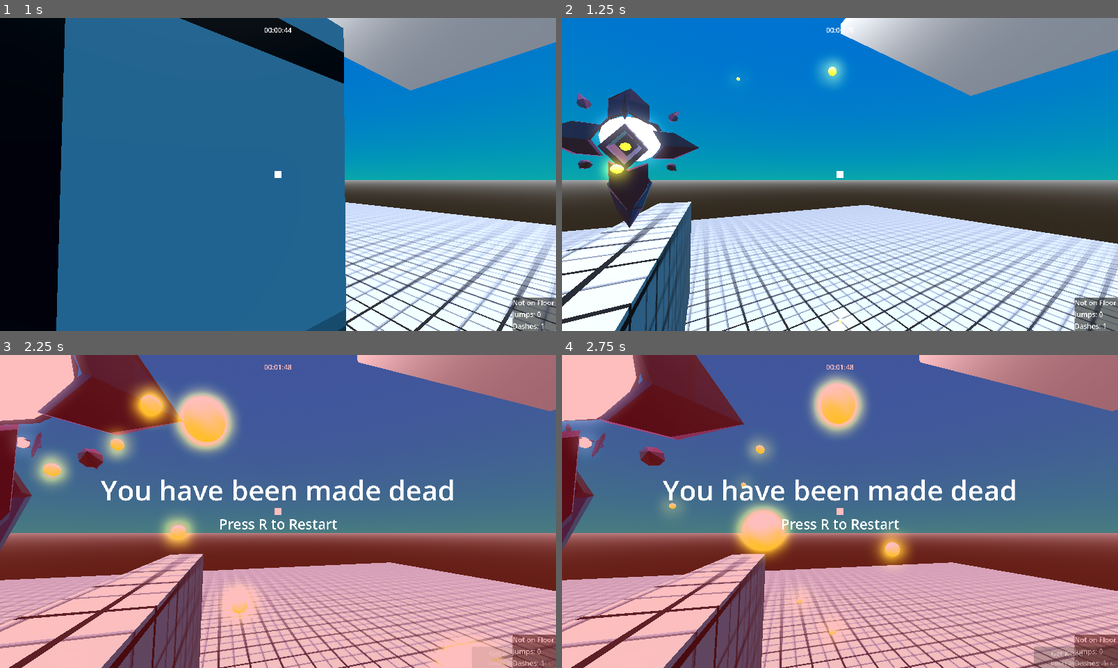
Above: before the commit, frames 1-4 (two rows, left to right).
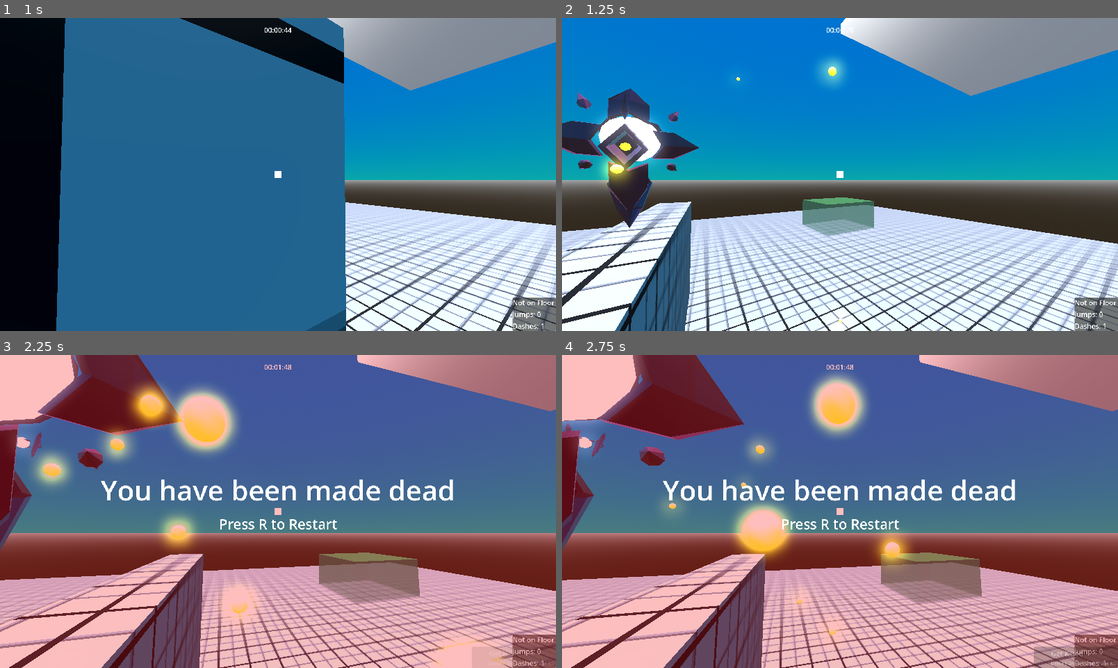
Above: after the commit, the same moments.

Repository: lucasrumney94/GodotGoneWild
Game: Godot game, scene res://Main/main_game.tscn
Same seed, same stepped clock (60 frames per second), same inputs: the game is played once before the commit and once after it. This scene is started directly instead of the project's main scene. The engine's default icon, where the game draws it, is replaced by a stand-in: a white triangle on a blue panel in a dark square. A sky picture missing from this copy of the repository is replaced by a grey-blue gradient.
Inputs (mouse positions are in pixels of both pictures, inside the frame that each line leads up to):
- Up to frame 1 (1 s): move the mouse to (305, 174) at 0.52 s; hold W (move_forward) from 0.53 s (still down); click (305, 174) at 0.6 s; tap Space (jump) at 0.77 s
- Up to frame 2 (1.25 s): keep holding W (move_forward)
- Up to frame 3 (2.25 s): keep holding W (move_forward); move the mouse to (250, 511) at 1.27 s; click (250, 511) at 1.35 s; tap Space (jump) at 1.52 s; move the mouse to (289, 505) at 2.02 s; right-click (289, 505) at 2.1 s
- Up to frame 4 (2.75 s): keep holding W (move_forward); click (851, 505) at 2.3 s

Frame 1 is identical in both runs. In frame 2, 1.3% of the frame differs, in the area x 43-57%, y 57-70%; in frame 3, 2.4%, in the area x 57-76%, y 63-80%; in frame 4, 2.4%.

Commit message:
Added level finish screen with stats, next level button

Diff:
--- a/godot-wild-tower/Autoload/game_events.gd
+++ b/godot-wild-tower/Autoload/game_events.gd
@@ -6,6 +6,7 @@
 signal restarting
 signal level_finished_time(seconds: float)
 signal partial_time(seconds: float)
+signal returning_to_menu()
 signal enemy_killed(enemy_type: Constants.EnemyType, global_pos: Vector3)
 
 signal player_hit_floor(global_pos: Vector3)
@@ -55,6 +56,10 @@
 	SaveControl.add_stat(MissionControl.current_level, "time", seconds)
 
 
+func emit_returning_to_menu():
+	returning_to_menu.emit()
+
+
 func emit_enemy_killed(enemy_type: Constants.EnemyType, global_pos: Vector3):
 	enemy_killed.emit(enemy_type, global_pos)
 	SaveControl.add_stat(MissionControl.current_level, "kill", enemy_type)
--- a/godot-wild-tower/Autoload/mission_control.gd
+++ b/godot-wild-tower/Autoload/mission_control.gd
@@ -2,4 +2,20 @@
 
 @export var missions: Array[PackedScene] = []
 
+@export var campaign_levels: int = 3
 var current_level = 0
+
+
+func load_next_level():
+	var next: int = current_level + 1
+	if next >= missions.size():
+		printerr("NO NEXT LEVEL TO LOAD")
+		return
+
+	current_level = next
+	GameEvents.emit_load_next_level()
+	Callable(do_load_next_level).call_deferred()
+
+
+func do_load_next_level():
+	get_tree().change_scene_to_packed(missions[current_level])
--- a/godot-wild-tower/Autoload/stat_tracker.gd
+++ b/godot-wild-tower/Autoload/stat_tracker.gd
@@ -31,6 +31,7 @@
 	GameEvents.restarting.connect(on_restart)
 	GameEvents.player_death.connect(on_death)
 	GameEvents.enemy_killed.connect(on_enemy_killed)
+	GameEvents.returning_to_menu.connect(on_returning_to_menu)
 
 
 func on_load_next_level():
@@ -40,6 +41,7 @@
 	kills = 0
 	restarts = 0
 	deaths = 0
+	level_finished = false
 
 
 func on_level_started():
@@ -48,6 +50,7 @@
 		current_level = MissionControl.current_level
 		restarts = 0
 		deaths = 0
+		level_finished = false
 
 
 func on_level_finished():
@@ -58,14 +61,20 @@
 		var new_fewest_restarts = SaveControl.add_stat(current_level, "fewest_restarts", restarts)
 		var new_fewest_deaths = SaveControl.add_stat(current_level, "fewest_deaths", deaths)
 
-		stats_screen = level_finish_stats_scene.instantiate()
-		add_child(stats_screen)
-		#TODO pass values to stats_screen
+		if stats_screen == null:
+			stats_screen = level_finish_stats_scene.instantiate()
+			add_child(stats_screen)
+		stats_screen.set_kills(kills, new_fewest_kills, new_most_kills)
+		stats_screen.set_restarts(restarts, new_fewest_restarts)
+		stats_screen.set_deaths(deaths, new_fewest_deaths)
 
 
 func on_level_finished_time(seconds: float):
 	var new_best_time = SaveControl.add_stat(MissionControl.current_level, "best_time", seconds)
-	#TODO pass value to stats_screen
+	if stats_screen == null:
+		stats_screen = level_finish_stats_scene.instantiate()
+		add_child(stats_screen)
+	stats_screen.set_completion_time(seconds, new_best_time)
 
 
 func on_restart():
@@ -84,5 +93,13 @@
 		deaths += 1
 
 
-func on_enemy_killed(enemy_type: Constants.EnemyType, global_pos: Vector3):
+func on_enemy_killed(_enemy_type: Constants.EnemyType, _global_pos: Vector3):
 	kills += 1
+
+
+func on_returning_to_menu():
+	current_level = -1
+	restarts = 0
+	deaths = 0
+	kills = 0
+	level_finished = false
--- a/godot-wild-tower/Autoload/stat_tracker.tscn
+++ b/godot-wild-tower/Autoload/stat_tracker.tscn
@@ -1,7 +1,7 @@
 [gd_scene load_steps=3 format=3 uid="uid://b7plhlrvh8ilu"]
 
 [ext_resource type="Script" path="res://Autoload/stat_tracker.gd" id="1_8vj7f"]
-[ext_resource type="PackedScene" uid="uid://dism4hjotn4pk" path="res://UI/stats_screen.tscn" id="2_casen"]
+[ext_resource type="PackedScene" uid="uid://dism4hjotn4pk" path="res://UI/level_finish_screen.tscn" id="2_casen"]
 
 [node name="StatTracker" type="Node"]
 script = ExtResource("1_8vj7f")
--- a/godot-wild-tower/Main/main_game.gd
+++ b/godot-wild-tower/Main/main_game.gd
@@ -3,9 +3,15 @@
 @export var pause_menu_scene: PackedScene
 var pause_menu = null
 
+var level_finished: bool = false
+
+
+func _ready():
+	GameEvents.level_finished.connect(on_level_finished)
+
 
 func _input(event):
-	if event.is_action_pressed("ui_cancel"):
+	if event.is_action_pressed("ui_cancel") && !level_finished:
 		if pause_menu == null:
 			Input.mouse_mode = Input.MOUSE_MODE_VISIBLE
 			pause_menu = pause_menu_scene.instantiate()
@@ -31,3 +37,7 @@
 func on_unpause():
 	get_tree().paused = false
 	Input.mouse_mode = Input.MOUSE_MODE_CAPTURED
+
+
+func on_level_finished():
+	level_finished = true
--- a/godot-wild-tower/Main/main_game.tscn
+++ b/godot-wild-tower/Main/main_game.tscn
@@ -105,6 +105,7 @@
 mesh = SubResource("BoxMesh_hlqw6")
 
 [node name="FinishArea" parent="Environment" instance=ExtResource("6_ga075")]
+transform = Transform3D(1, 0, 0, 0, 1, 0, 0, 0, 1, 11.6042, 0.481171, -13.6373)
 
 [node name="Player" parent="." instance=ExtResource("1_27g07")]
 transform = Transform3D(1, 0, 0, 0, 1, 0, 0, 0, 1, -1.39197, 0.749502, 4.78003)
--- a/godot-wild-tower/Objects/Player/player.gd
+++ b/godot-wild-tower/Objects/Player/player.gd
@@ -58,6 +58,7 @@
 var long_fall: bool = false
 
 var alive: bool = true
+var level_finished: bool = false
 
 
 func _ready():
@@ -66,6 +67,8 @@
 	%RayCastEyes.target_position.z = -1 * enemy_dash_distance
 
 	$Hitbox.area_entered.connect(on_hitbox_area_entered)
+
+	GameEvents.level_finished.connect(on_level_finished)
 
 
 #func _input(event):
@@ -110,6 +113,7 @@
 
 func _physics_process(delta):
 	if !alive: return
+	if level_finished: return
 
 	var on_floor: bool = is_on_floor()
 	if !was_on_floor:
@@ -505,6 +509,7 @@
 func take_damage():
 	#if is_dashing: return
 	if !alive: return
+	if level_finished: return
 
 	#slow time, show death screen
 	is_dashing = false
@@ -521,3 +526,15 @@
 	take_damage()
 	if area is Projectile:
 		area.emit_projectile_impact()
+
+
+func on_level_finished():
+	level_finished = true
+	is_dashing = false
+	if time_tween != null:
+		time_tween.kill()
+	if dash_tween != null:
+		dash_tween.kill()
+	GameEvents.emit_slomo_start()
+	Engine.time_scale = 0.1
+	Input.mouse_mode = Input.MOUSE_MODE_VISIBLE
--- /dev/null
+++ b/godot-wild-tower/UI/level_finish_screen.gd
@@ -0,0 +1,64 @@
+extends CanvasLayer
+
+
+func _ready():
+	%QuitButton.pressed.connect(on_quit_pressed)
+	%RestartButton.pressed.connect(on_restart_pressed)
+	if MissionControl.current_level < MissionControl.campaign_levels - 1:
+		%NextLevelButton.pressed.connect(on_next_level_pressed)
+	else: %NextLevelButton.visible = false
+
+
+func set_completion_time(time: float, is_best: bool):
+	%TimeLabel.text = Constants.format_time(time)
+	%BestTimeLabel.visible = is_best
+
+
+func set_kills(kills: int, fewest: bool, most: bool):
+	%KillsLabel.text = str(kills)
+	if most:
+		%BestKillsLabel.text = "New Most Kills!"
+		%BestKillsLabel.visible = true
+	elif fewest:
+		%BestKillsLabel.text = "New Fewest Kills!"
+		%BestKillsLabel.visible = true
+	else:
+		%BestKillsLabel.visible = false
+
+
+func set_restarts(restarts: int, is_best: bool):
+	%RestartsLabel.text = str(restarts)
+	%BestRestartsLabel.visible = is_best
+
+
+func set_deaths(deaths: int, is_best: bool):
+	%DeathsLabel.text = str(deaths)
+	%BestDeathsLabel.visible = is_best
+
+
+func restart_level():
+	get_tree().change_scene_to_file(get_tree().current_scene.scene_file_path)
+
+
+func on_quit_pressed():
+	get_tree().paused = false
+	Engine.time_scale = 1.0
+	GameEvents.emit_returning_to_menu()
+	SaveControl.save()
+	get_tree().change_scene_to_file("res://Main/main_menu.tscn")
+	queue_free()
+
+
+func on_restart_pressed():
+	get_tree().paused = false
+	Engine.time_scale = 1.0
+	GameEvents.emit_restarting()
+	Callable(restart_level).call_deferred()
+	queue_free()
+
+
+func on_next_level_pressed():
+	get_tree().paused = false
+	Engine.time_scale = 1.0
+	MissionControl.load_next_level()
+	queue_free()
--- a/godot-wild-tower/UI/stats_screen.tscn
+++ b/godot-wild-tower/UI/level_finish_screen.tscn
@@ -1,6 +1,9 @@
-[gd_scene format=3 uid="uid://dism4hjotn4pk"]
+[gd_scene load_steps=2 format=3 uid="uid://dism4hjotn4pk"]
 
-[node name="StatsScreen" type="CanvasLayer"]
+[ext_resource type="Script" path="res://UI/level_finish_screen.gd" id="1_lmytx"]
+
+[node name="LevelFinishScreen" type="CanvasLayer"]
+script = ExtResource("1_lmytx")
 
 [node name="ColorRect" type="ColorRect" parent="."]
 anchors_preset = 15
@@ -47,17 +50,20 @@
 
 [node name="Label" type="Label" parent="ColorRect/VBoxContainer/HBoxContainer"]
 layout_mode = 2
+theme_override_colors/font_color = Color(0, 0, 0, 1)
 text = "Completion Time:"
 
 [node name="TimeLabel" type="Label" parent="ColorRect/VBoxContainer/HBoxContainer"]
 unique_name_in_owner = true
 layout_mode = 2
+theme_override_colors/font_color = Color(0, 0, 0, 1)
 text = "00:00:00"
 
 [node name="BestTimeLabel" type="Label" parent="ColorRect/VBoxContainer/HBoxContainer"]
 unique_name_in_owner = true
 layout_mode = 2
-text = "New Best!"
+theme_override_colors/font_color = Color(0, 0, 0, 1)
+text = "New Best Time!"
 uppercase = true
 
 [node name="HBoxContainer2" type="HBoxContainer" parent="ColorRect/VBoxContainer"]
@@ -66,16 +72,19 @@
 
 [node name="Label" type="Label" parent="ColorRect/VBoxContainer/HBoxContainer2"]
 layout_mode = 2
+theme_override_colors/font_color = Color(0, 0, 0, 1)
 text = "Angels Killed"
 
 [node name="KillsLabel" type="Label" parent="ColorRect/VBoxContainer/HBoxContainer2"]
 unique_name_in_owner = true
 layout_mode = 2
+theme_override_colors/font_color = Color(0, 0, 0, 1)
 text = "0"
 
 [node name="BestKillsLabel" type="Label" parent="ColorRect/VBoxContainer/HBoxContainer2"]
 unique_name_in_owner = true
 layout_mode = 2
+theme_override_colors/font_color = Color(0, 0, 0, 1)
 text = "New Best!"
 uppercase = true
 
@@ -85,17 +94,20 @@
 
 [node name="Label" type="Label" parent="ColorRect/VBoxContainer/HBoxContainer3"]
 layout_mode = 2
-text = "Angels Killed"
+theme_override_colors/font_color = Color(0, 0, 0, 1)
+text = "Restarts"
 
 [node name="RestartsLabel" type="Label" parent="ColorRect/VBoxContainer/HBoxContainer3"]
 unique_name_in_owner = true
 layout_mode = 2
+theme_override_colors/font_color = Color(0, 0, 0, 1)
 text = "0"
 
 [node name="BestRestartsLabel" type="Label" parent="ColorRect/VBoxContainer/HBoxContainer3"]
 unique_name_in_owner = true
 layout_mode = 2
-text = "New Best!"
+theme_override_colors/font_color = Color(0, 0, 0, 1)
+text = "New Fewest Restarts!"
 uppercase = true
 
 [node name="HBoxContainer4" type="HBoxContainer" parent="ColorRect/VBoxContainer"]
@@ -104,17 +116,20 @@
 
 [node name="Label" type="Label" parent="ColorRect/VBoxContainer/HBoxContainer4"]
 layout_mode = 2
-text = "Angels Killed"
+theme_override_colors/font_color = Color(0, 0, 0, 1)
+text = "Deaths"
 
 [node name="DeathsLabel" type="Label" parent="ColorRect/VBoxContainer/HBoxContainer4"]
 unique_name_in_owner = true
 layout_mode = 2
+theme_override_colors/font_color = Color(0, 0, 0, 1)
 text = "0"
 
 [node name="BestDeathsLabel" type="Label" parent="ColorRect/VBoxContainer/HBoxContainer4"]
 unique_name_in_owner = true
 layout_mode = 2
-text = "New Best!"
+theme_override_colors/font_color = Color(0, 0, 0, 1)
+text = "New Fewest Deaths!"
 uppercase = true
 
 [node name="HBoxContainer" type="HBoxContainer" parent="."]
--- a/godot-wild-tower/UI/pause_menu.gd
+++ b/godot-wild-tower/UI/pause_menu.gd
@@ -33,7 +33,7 @@
 
 
 func on_restart_pressed():
-	#TODO TWO WAYS TO GO ABOUT THIS
+	#TO/DO TWO WAYS TO GO ABOUT THIS
 	get_tree().paused = false
 	Engine.time_scale = 1.0
 	GameEvents.emit_restarting()
@@ -57,5 +57,6 @@
 	#quit back to main menu
 	get_tree().paused = false
 	Engine.time_scale = 1.0
+	GameEvents.emit_returning_to_menu()
 	SaveControl.save()
 	get_tree().change_scene_to_file("res://Main/main_menu.tscn")
